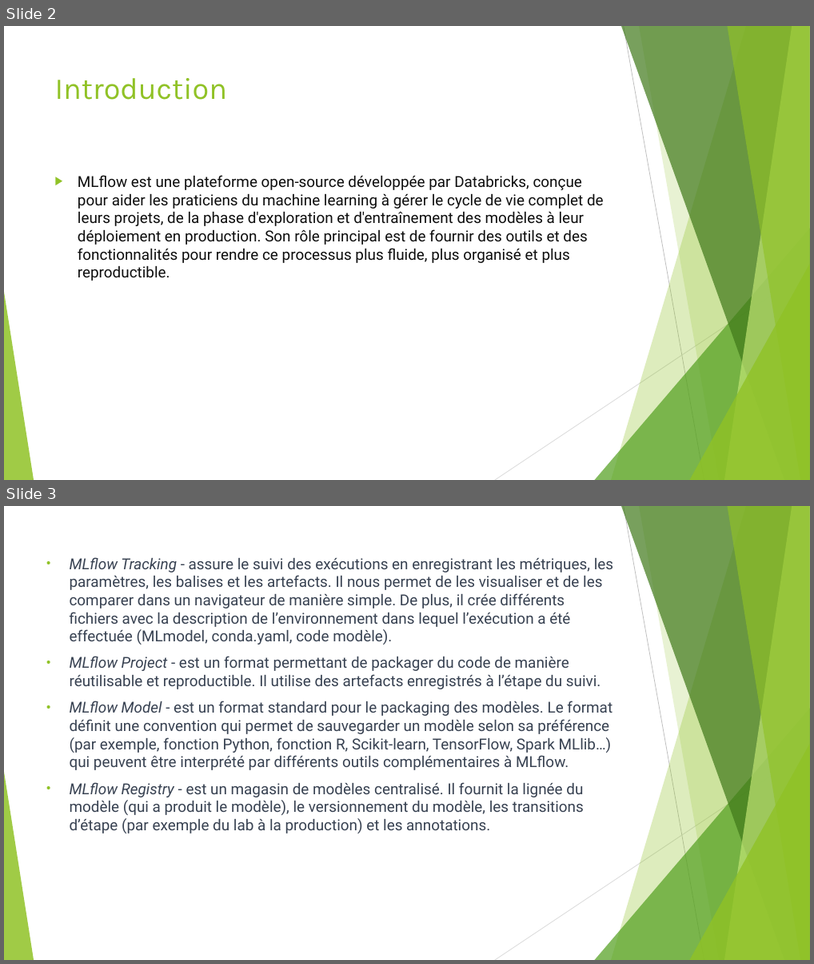
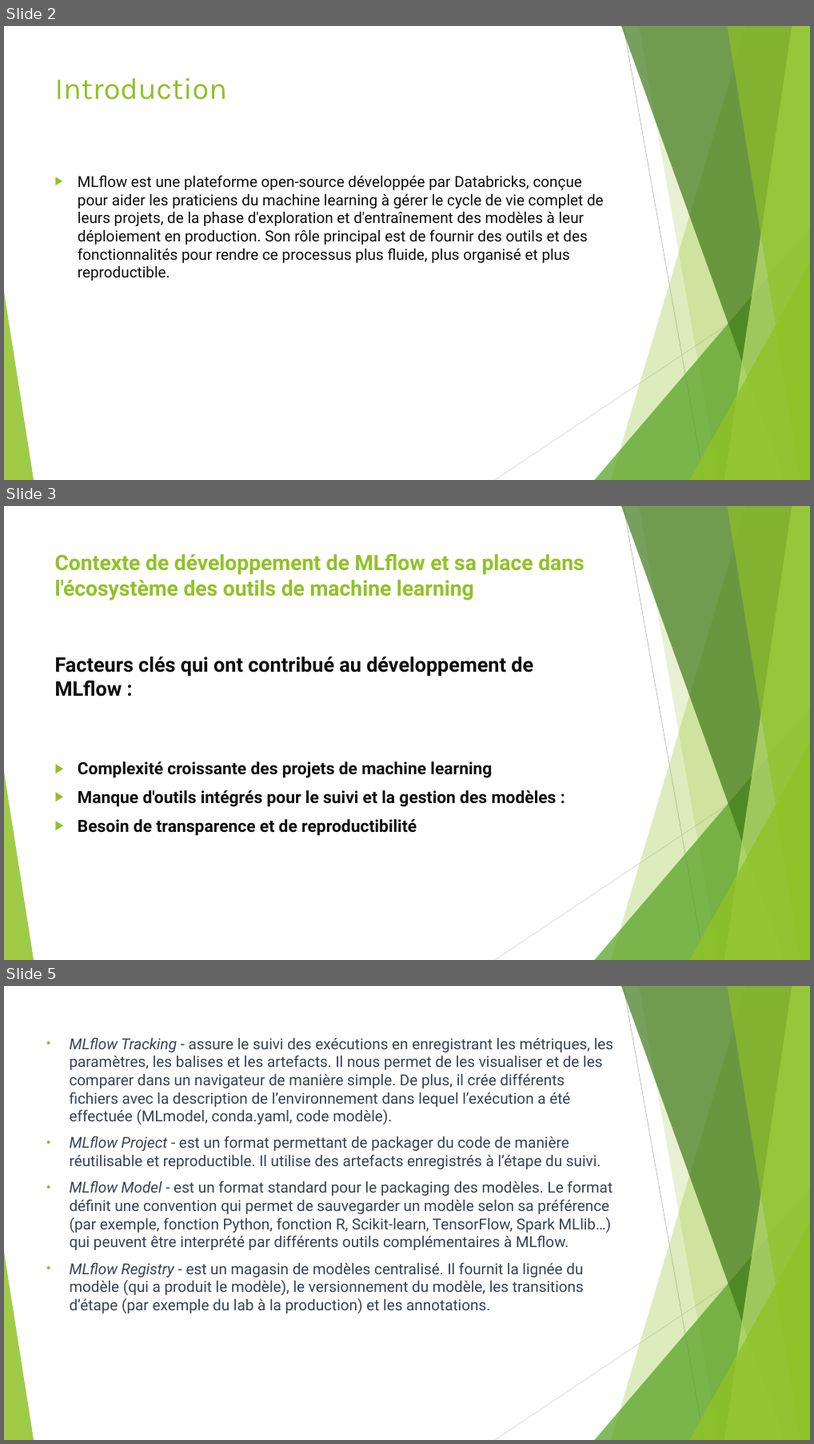
Before and after one commit to JoachimLombardi/formation-mlflow, a slide deck: MLFloW.pptx. Shown one above the other, each under a label of ours: slides 2 and 3 before the commit, slides 2, 3 and 5 after it; the slides between them are not shown. The pictures are 814x964 and 814x1444 pixels, drawn with LibreOffice and Linux fonts; fonts in the diff are those of the drawing. Boxes give left, top, right and bottom in pixels: in the first picture for what was removed or moved away, otherwise in the second. Text is boxed around its words. In the diff, an @@ line names an element or a change of style, - is before the commit and + after.

```diff
--- a/MLFloW.pptx
+++ b/MLFloW.pptx
@@ slide 3 added at [4,506,810,960], background #FFFFFF; not listed: 10 template elements that a slide beside it also shows @@
@@ title added at [55,554,584,600], 25.2 pt, text #90C226, bold @@
+Contexte de développement de MLflow et sa place dans l'écosystème des outils de machine learning
@@ text added at [55,656,557,836], 20 pt, text #0D0D0D, bold @@
+Facteurs clés qui ont contribué au développement de MLflow :
+▶ Complexité croissante des projets de machine learning
+▶ Manque d'outils intégrés pour le suivi et la gestion des modèles :
+▶ Besoin de transparence et de reproductibilité
@@ what was slide 3 is now slide 5 @@
```
Also in this commit, not shown: 2 other slides added, 3 other files.
